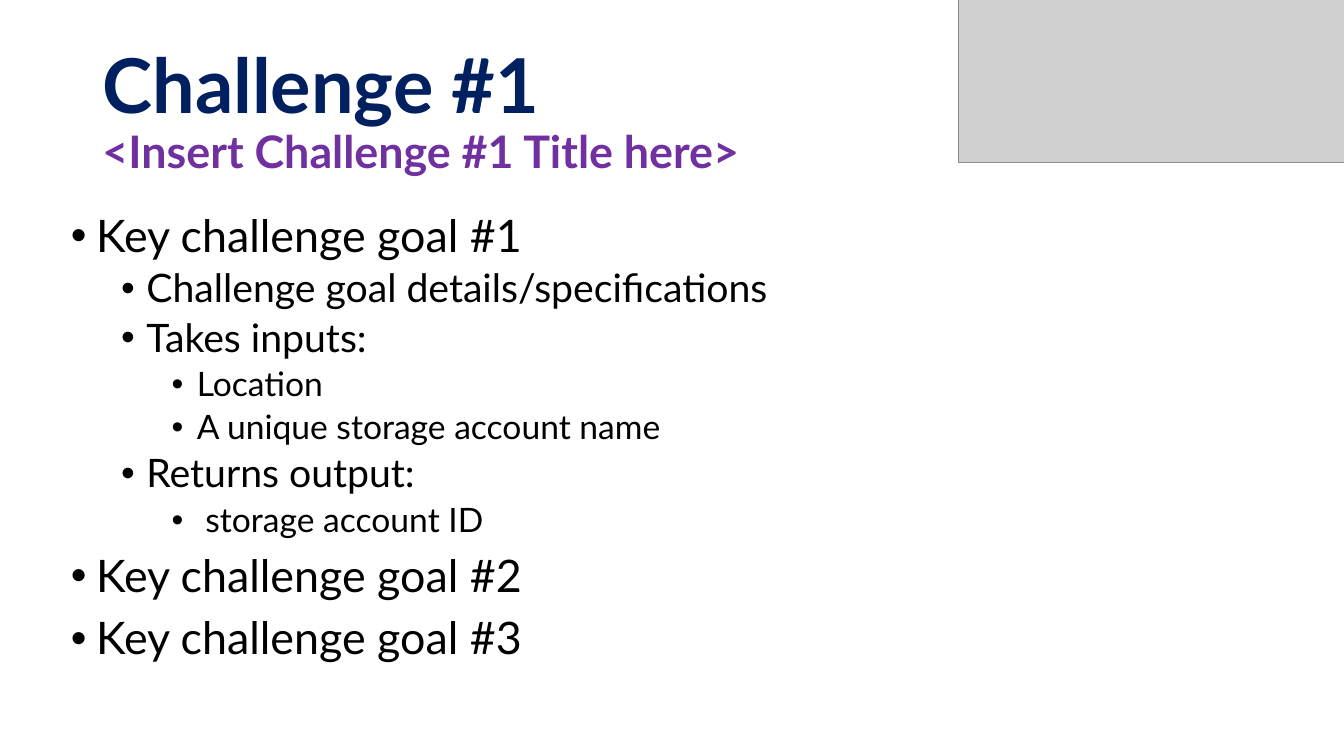
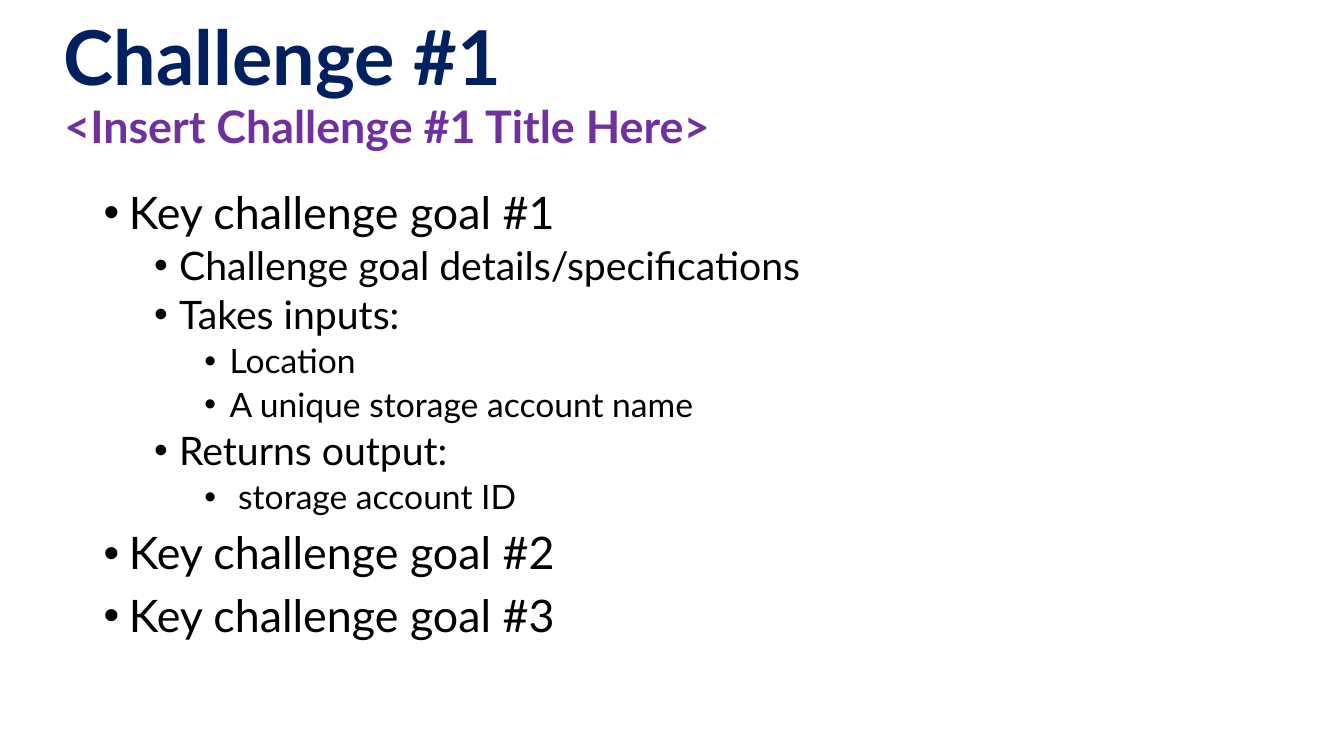
Before and after one commit to microsoft/WhatTheHack, a slide deck: slide 6 of 000-HowToHack/WTH-Lectures-Template.pptx. Drawn at 1344x756 pixels with LibreOffice and Linux fonts; fonts in the diff are those of the drawing; grey boxes stand for pictures; background and template pictures are left out. Boxes give left, top, right and bottom in pixels: in the first picture for what was removed or moved away, otherwise in the second. Text is boxed around its words. In the diff, an @@ line names an element or a change of style, - is before the commit and + after.

```diff
--- a/000-HowToHack/WTH-Lectures-Template.pptx
+++ b/000-HowToHack/WTH-Lectures-Template.pptx
@@ title "Challenge #1" at (64,28,501,99): vertical alignment middle to bottom @@
@@ title at (64,28,501,99): text changed; size 32 to 54 pt; text colour #7030A0 to #002060 @@
-Challenge #1
-<Insert Challenge #1 Title here>
+Challenge #1
@@ picture removed at (959,0,1344,162) @@
@@ text added at (64,109,710,151), 32 pt, text #7030A0, bold @@
+<Insert Challenge #1 Title Here>
@@ text "Key challenge goal #1": place and size @@
-text "Key challenge goal #1" at (96,219,768,663)
+text "Key challenge goal #1" at (129,196,800,641)
```
Also in this commit, not shown: 11 other slides changed.
